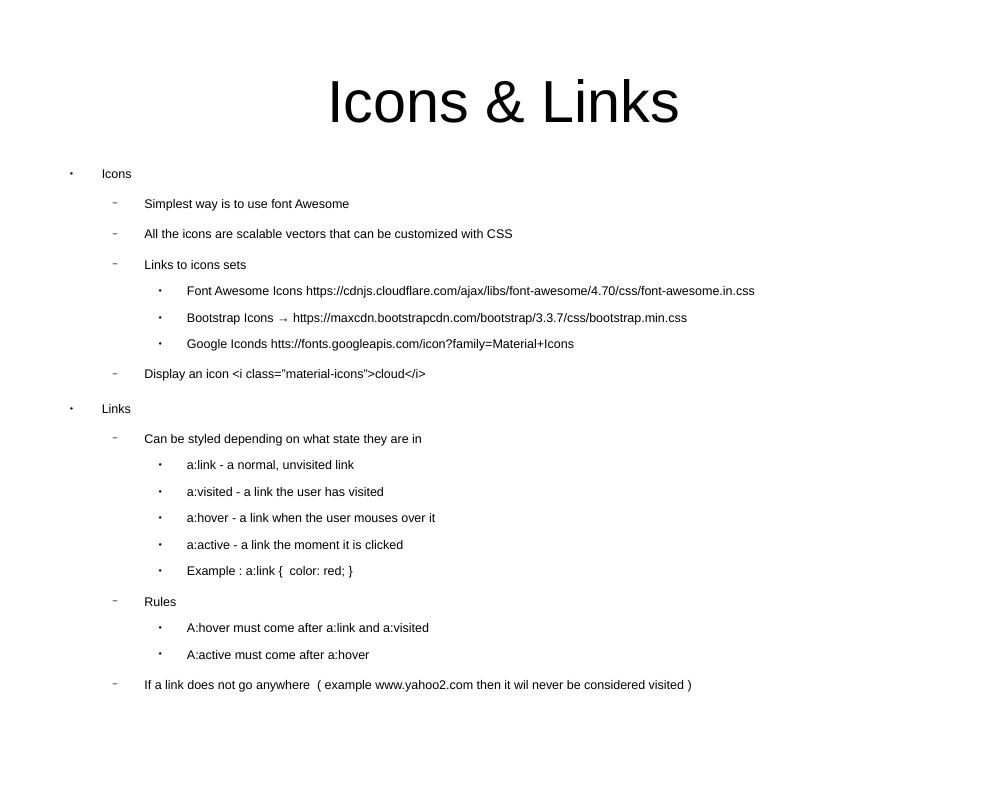
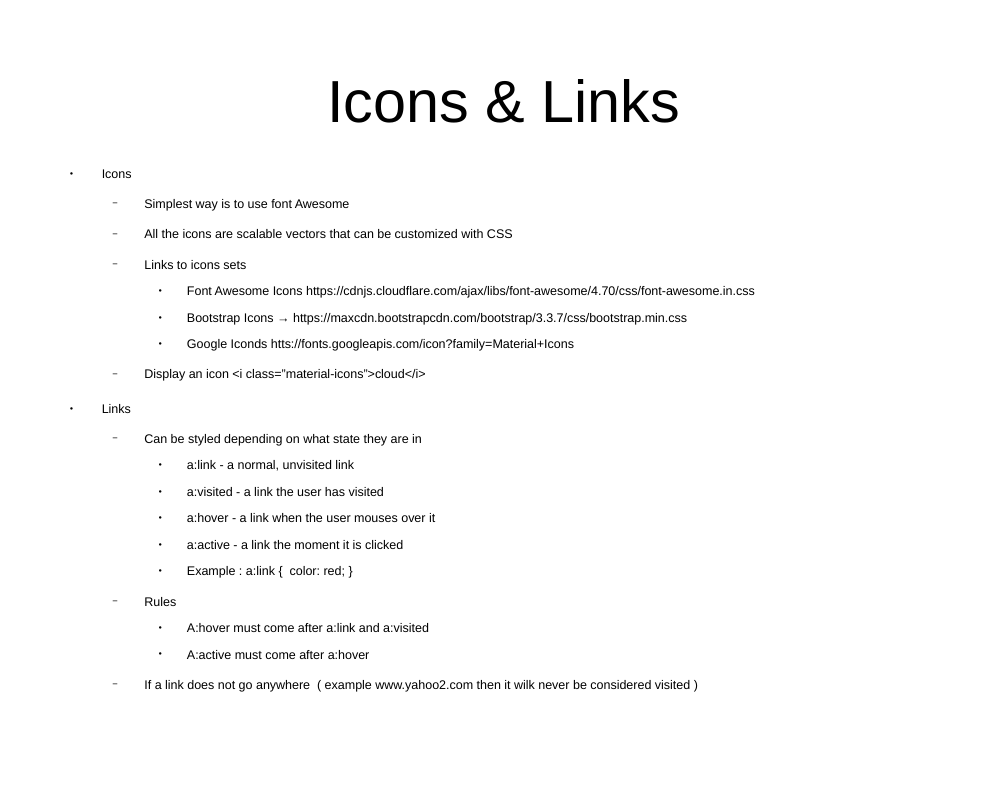
Before and after one commit to CharlesStockman/notesFromCourses, a slide deck: slide 8 of web/css.odp. Drawn at 1008x802 pixels with LibreOffice and Linux fonts; fonts in the diff are those of the drawing. Boxes give left, top, right and bottom in pixels: in the first picture for what was removed or moved away, otherwise in the second. Text is boxed around its words. In the diff, an @@ line names an element or a change of style, - is before the commit and + after.

```diff
--- a/web/css.odp
+++ b/web/css.odp
@@ text at <box>144,680,690,692</box>: text changed @@
-  − If a link does not go anywhere ( example www.yahoo2.com then it wil never be considered visited )
+  − If a link does not go anywhere ( example www.yahoo2.com then it wilk never be considered visited )
```
Also in this commit, not shown: 5 other slides changed, 3 other files.
